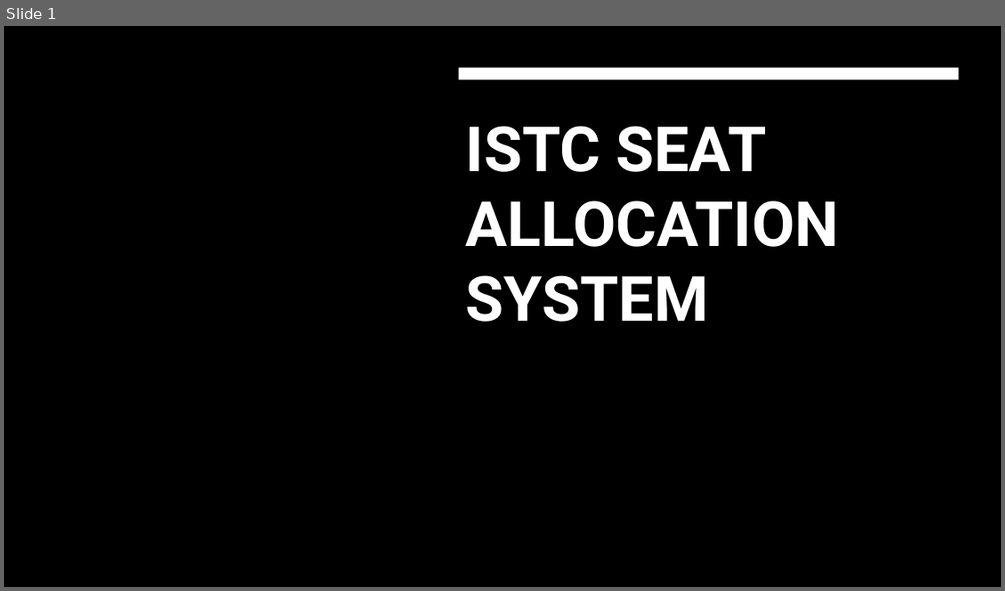
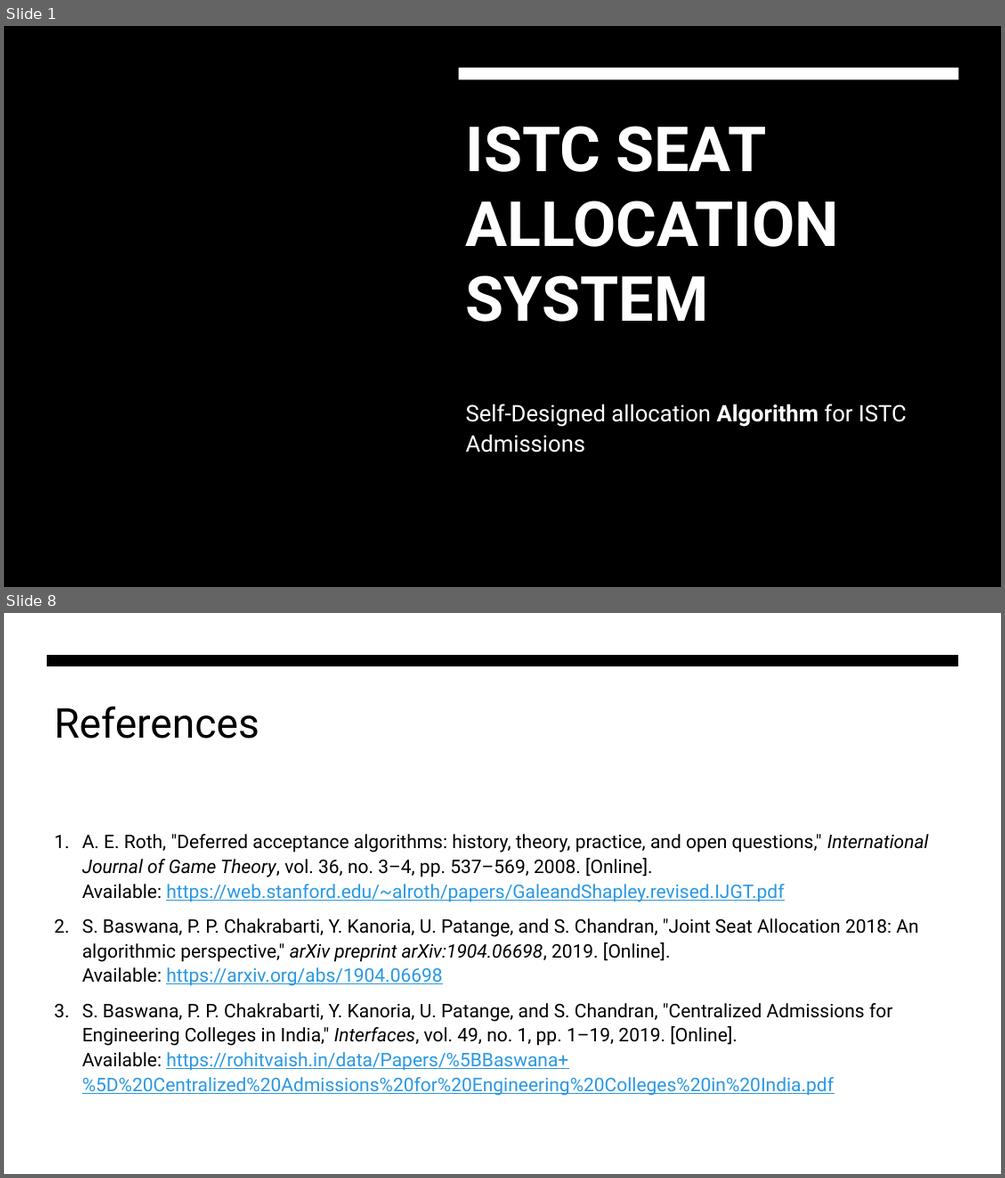
Before and after one commit to jainishjain11/istc-seat-allocation, a slide deck: public/ISTC_PPT.pptx. Shown one above the other, each under a label of ours: slide 1 before the commit, slides 1 and 8 after it; the slides between them are not shown. The pictures are 1005x591 and 1005x1178 pixels, drawn with LibreOffice and Linux fonts; fonts in the diff are those of the drawing; background and template pictures are left out. Boxes give left, top, right and bottom in pixels: in the first picture for what was removed or moved away, otherwise in the second. Text is boxed around its words. In the diff, an @@ line names an element or a change of style, - is before the commit and + after.

```diff
--- a/public/ISTC_PPT.pptx
+++ b/public/ISTC_PPT.pptx
@@ slide 8 added at (x1=4, y1=613, x2=1001, y2=1174), background #FFFFFF @@
@@ freeform shape added at (x1=47, y1=655, x2=959, y2=666), fill #000000 @@
@@ title added at (x1=54, y1=706, x2=259, y2=738), 39.6 pt, text #000000 @@
+References
@@ text added at (x1=82, y1=834, x2=929, y2=1095), 18 pt, text #000000 @@
+1. A. E. Roth, "Deferred acceptance algorithms: history, theory, practice, and open questions," International Journal of Game Theory, vol. 36, no. 3–4, pp. 537–569, 2008. [Online]. Available: https://web.stanford.edu/~alroth/papers/GaleandShapley.revised.IJGT.pdf
+2. S. Baswana, P. P. Chakrabarti, Y. Kanoria, U. Patange, and S. Chandran, "Joint Seat Allocation 2018: An algorithmic perspective," arXiv preprint arXiv:1904.06698, 2019. [Online]. Available: https://arxiv.org/abs/1904.06698
+3. S. Baswana, P. P. Chakrabarti, Y. Kanoria, U. Patange, and S. Chandran, "Centralized Admissions for Engineering Colleges in India," Interfaces, vol. 49, no. 1, pp. 1–19, 2019. [Online]. Available: https://rohitvaish.in/data/Papers/%5BBaswana+%5D%20Centralized%20Admissions%20for%20Engineering%20Colleges%20in%20India.pdf
@@ slide 1 changed as well @@
@@ subtitle added at (x1=466, y1=403, x2=906, y2=452), 22 pt, text #FFFFFF @@
+Self-Designed allocation Algorithm for ISTC Admissions
```
Also in this commit, not shown: 6 other slides added, 5 slides removed.
